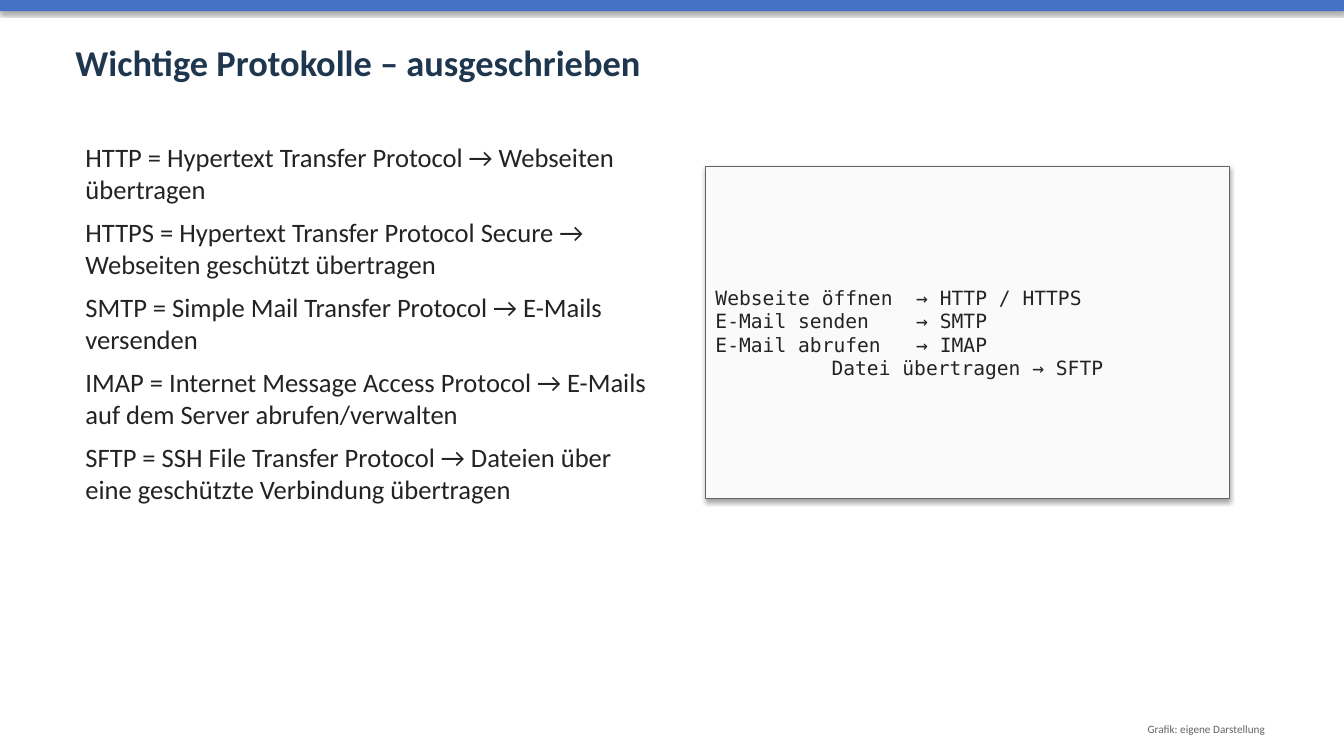
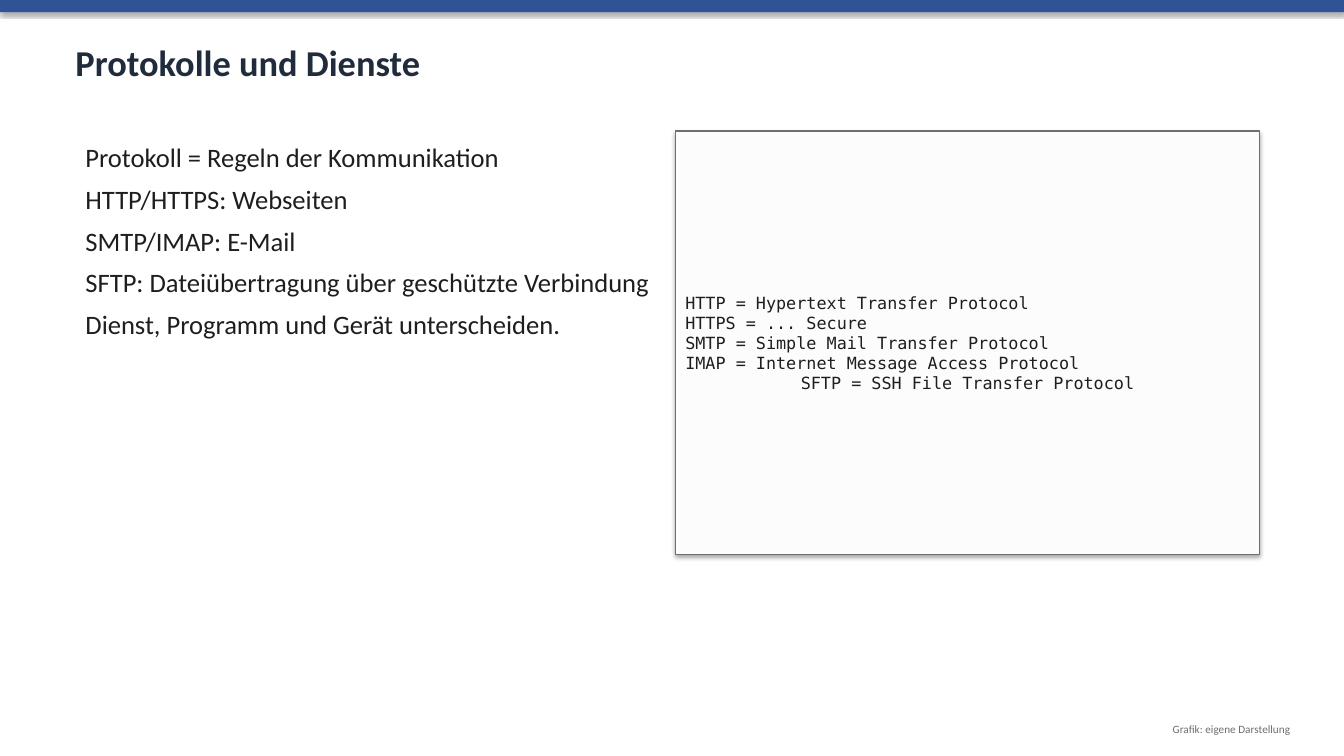
Before and after one commit to audipz/Unterrichtsmaterial_Oberschule_Sachsen, a slide deck: slide 6 of Unterrichtsmaterial_Oberschule_Sachsen/Klasse_8/04_Netzwerke_in_der_Informatik/05_Praesentationen/01_10_Netzwerke.pptx (slide 9 before the commit). Drawn at 1344x756 pixels with LibreOffice and Linux fonts; fonts in the diff are those of the drawing. Boxes give left, top, right and bottom in pixels: in the first picture for what was removed or moved away, otherwise in the second. Text is boxed around its words. In the diff, an @@ line names an element or a change of style, - is before the commit and + after.

```diff
--- a/Unterrichtsmaterial_Oberschule_Sachsen/Klasse_8/04_Netzwerke_in_der_Informatik/05_Praesentationen/01_10_Netzwerke.pptx
+++ b/Unterrichtsmaterial_Oberschule_Sachsen/Klasse_8/04_Netzwerke_in_der_Informatik/05_Praesentationen/01_10_Netzwerke.pptx
@@ rectangle at [0, 0, 1344, 12]: fill #4472C4 to #305396 @@
@@ text at [75, 50, 420, 77]: text changed; text colour #1F374E to #202C3C @@
-Wichtige Protokolle – ausgeschrieben
+Protokolle und Dienste
@@ text at [85, 148, 648, 339]: text changed; text colour #232323 to #1E1E1E @@
-HTTP = Hypertext Transfer Protocol → Webseiten übertragen
-HTTPS = Hypertext Transfer Protocol Secure → Webseiten geschützt übertragen
-SMTP = Simple Mail Transfer Protocol → E-Mails versenden
-IMAP = Internet Message Access Protocol → E-Mails auf dem Server abrufen/verwalten
-SFTP = SSH File Transfer Protocol → Dateien über eine geschützte Verbindung übertragen
+Protokoll = Regeln der Kommunikation
+HTTP/HTTPS: Webseiten
+SMTP/IMAP: E-Mail
+SFTP: Dateiübertragung über geschützte Verbindung
+Dienst, Programm und Gerät unterscheiden.
@@ rectangle "HTTP = Hypertext Transfer Protocol ...": place and size @@
-rectangle "HTTP = Hypertext Transfer Protocol ..." at [706, 166, 1230, 499]
+rectangle "HTTP = Hypertext Transfer Protocol ..." at [676, 131, 1260, 555]
@@ rectangle "HTTP = Hypertext Transfer Protocol ..." at [676, 131, 1260, 555]: fill #FAFAFA to #FCFCFC; outline #646464 0.75 pt to #6E6E6E 0.75 pt @@
@@ text in rectangle at [685, 296, 1134, 390]: text changed; size 14 to 12 pt; text colour #232323 to #1E1E1E @@
-Webseite öffnen → HTTP / HTTPS
-E-Mail senden → SMTP
-E-Mail abrufen → IMAP
-Datei übertragen → SFTP
+HTTP = Hypertext Transfer Protocol
+HTTPS = ... Secure
+SMTP = Simple Mail Transfer Protocol
+IMAP = Internet Message Access Protocol
+SFTP = SSH File Transfer Protocol
@@ text "Grafik: eigene Darstellung": place and size @@
-text "Grafik: eigene Darstellung" at [1148, 725, 1265, 735]
+text "Grafik: eigene Darstellung" at [1173, 725, 1290, 735]
@@ text "Grafik: eigene Darstellung" at [1173, 725, 1290, 735]: text colour #646464 to #6E6E6E @@
```
Also in this commit, not shown: 8 other slides changed, 5 slides removed, 9 other files.
